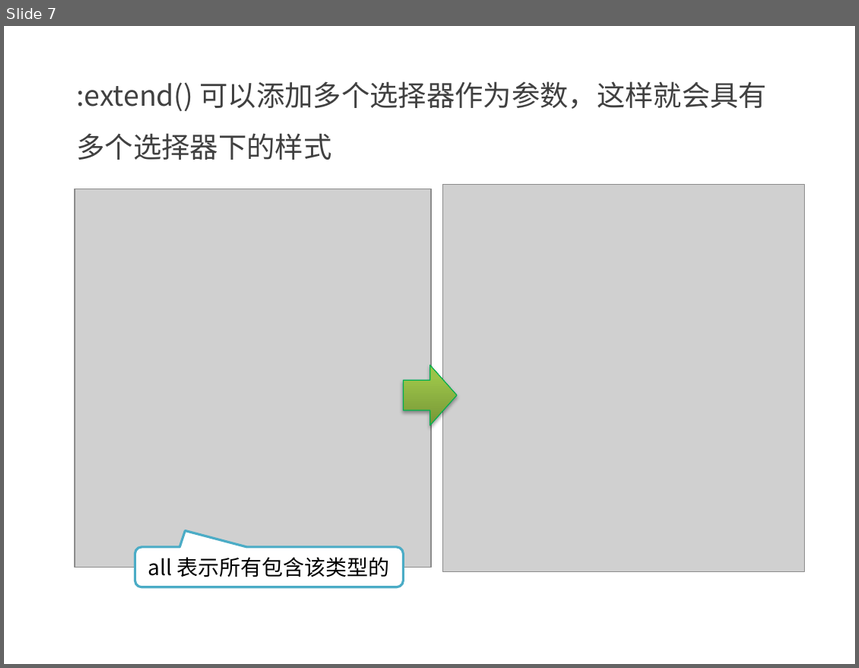
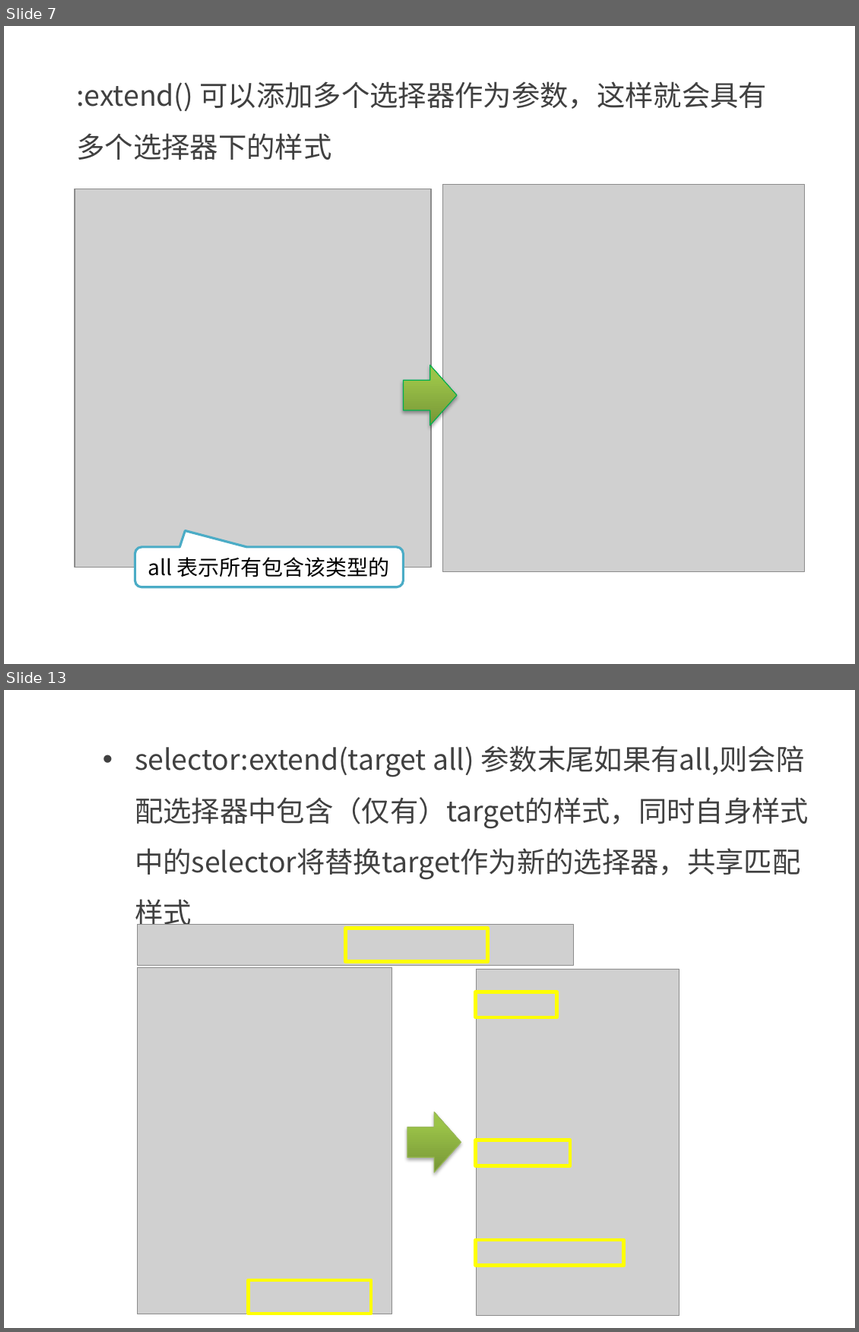
Before and after one commit to kong66/less-class, a slide deck: less-6-合并.pptx. Shown one above the other, each under a label of ours: slide 7 before the commit, slides 7 and 13 after it; the slides between them are not shown. The pictures are 859x668 and 859x1332 pixels, drawn with LibreOffice and Linux fonts; fonts in the diff are those of the drawing; grey boxes stand for pictures. Boxes give left, top, right and bottom in pixels: in the first picture for what was removed or moved away, otherwise in the second. Text is boxed around its words. In the diff, an @@ line names an element or a change of style, - is before the commit and + after.

```diff
--- a/less-6-合并.pptx
+++ b/less-6-合并.pptx
@@ slide 13 added at (4,690,855,1328), background #FFFFFF @@
@@ text added at (135,745,809,931), 24 pt, text #404040 @@
+• selector:extend(target all) 参数末尾如果有all,则会陪配选择器中包含（仅有）target的样式，同时自身样式中的selector将替换target作为新的选择器，共享匹配样式
@@ picture added at (138,925,573,966) @@
@@ rectangle added at (345,929,487,961), outline #FFFF00 3 pt @@
@@ picture added at (138,968,392,1315) @@
@@ picture added at (477,969,679,1316) @@
@@ rectangle added at (475,992,557,1018), outline #FFFF00 3 pt @@
@@ right arrow added at (408,1113,461,1173), fill gradient #779737 to #9BC348 to #9DC746, outline #98B955 0.75 pt @@
@@ rectangle added at (475,1140,570,1166), outline #FFFF00 3 pt @@
@@ rectangle added at (475,1241,623,1266), outline #FFFF00 3 pt @@
@@ rectangle added at (248,1281,371,1314), outline #FFFF00 3 pt @@
```
Also in this commit, not shown: 5 other slides added, 3 other files.
